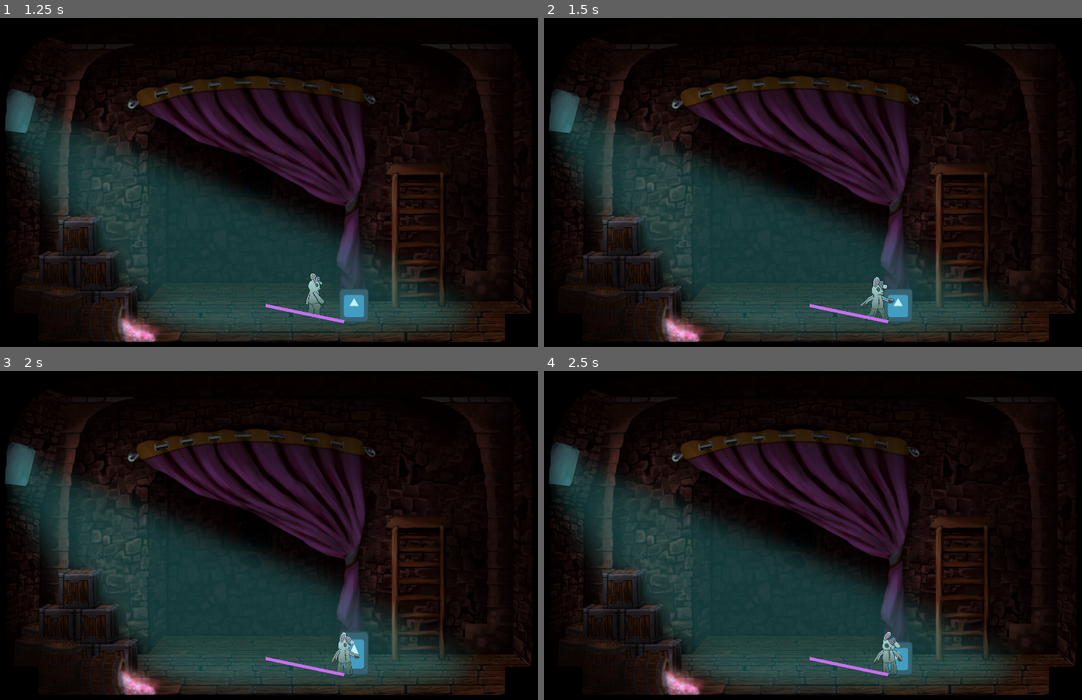
Above: before the commit, frames 1-4 (two rows, left to right).
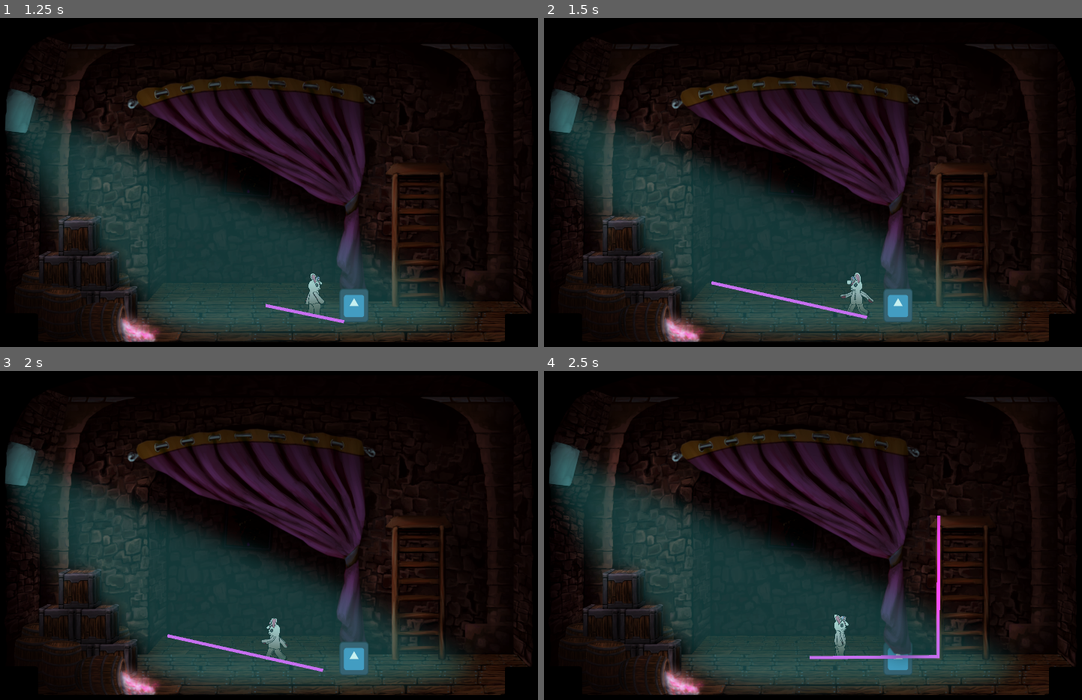
Above: after the commit, the same moments.

Repository: syjkim0125/godot-tutorial
Game: Godot game, scene res://Scenes/main.tscn
The game is run twice, just before and just after one commit, with the same random seed, the same clock (stepped at 60 frames per second) and the same inputs. The engine's default icon, where the game draws it, is replaced by a stand-in: a white triangle on a blue panel in a dark square.
Inputs (mouse positions are in pixels of both pictures, inside the frame that each line leads up to):
- Up to frame 1 (1.25 s): tap Enter at 0.5 s; move the mouse to (355, 304) at 0.52 s; click (355, 304) at 0.6 s
- Up to frame 2 (1.5 s): move the mouse to (689, 198) at 1.27 s; click (689, 198) at 1.35 s
- Up to frame 3 (2 s): no input
- Up to frame 4 (2.5 s): move the mouse to (872, 459) at 2.02 s; click (872, 459) at 2.1 s

Frame 1 is identical in both runs. In frame 2, 0.8% of the frame differs, in the area x 31-66%, y 77-93%; in frame 3, 1.0%; in frame 4, 1.3%, in the area x 49-74%, y 43-93%.

Commit message:
when player state is INTERACT, restrict other interaction & can change destination when going to interaction point

Diff:
--- a/Scenes/tutorial_map.tscn
+++ b/Scenes/tutorial_map.tscn
@@ -217,10 +217,10 @@
 interaction_animation = "interact_info_down"
 
 [node name="Marker2D" type="Marker2D" parent="InteractionObjects/WallFrameInteraction"]
-position = Vector2(247, 153)
+position = Vector2(-54, 246)
 
 [node name="CardMarker2D" type="Marker2D" parent="InteractionObjects/WallFrameInteraction"]
-position = Vector2(-12, -554)
+position = Vector2(111, -359)
 
 [connection signal="body_entered" from="ClimbArea" to="." method="_on_climb_area_body_entered"]
 [connection signal="body_exited" from="ClimbArea" to="." method="_on_climb_area_body_exited"]
--- a/Scripts/Player_Motion.gd
+++ b/Scripts/Player_Motion.gd
@@ -10,7 +10,7 @@
 var state = IDLE
 var is_climbing: bool
 var is_going_to_interact: bool
-var interactable_object
+var interactable_object: Node
 var interaction_animation: String
 
 func _ready():
@@ -101,5 +101,9 @@
 
 	set_process(true)
 
+func clear_action():
+	interactable_object = null
+	is_going_to_interact = false
+
 func _on_ui_close_dialog():
 	change_state(IDLE)
--- a/Scripts/Turotial_Map.gd
+++ b/Scripts/Turotial_Map.gd
@@ -47,7 +47,7 @@
 	pass
 
 func _on_interaction_objects_input_event(viewport, event, shape_idx):
-	if !Input.is_action_just_pressed("ui_leftMouseClick"):
+	if !Input.is_action_just_pressed("ui_leftMouseClick") || player.state == player.INTERACT:
 		return
 
 	player.is_going_to_interact = true
--- a/Scripts/main.gd
+++ b/Scripts/main.gd
@@ -12,8 +12,10 @@
 	worldEnvironment.setup_nav_server()
 
 func _input(event):
-	if !Input.is_action_just_pressed("ui_leftMouseClick") || player.is_going_to_interact:
+	if !Input.is_action_just_pressed("ui_leftMouseClick") || player.state == player.INTERACT:
 		return
+
+	player.clear_action()
 
 	var new_path = worldEnvironment.update_nav_path(path, player.get_global_position(), get_global_mouse_position())
 
